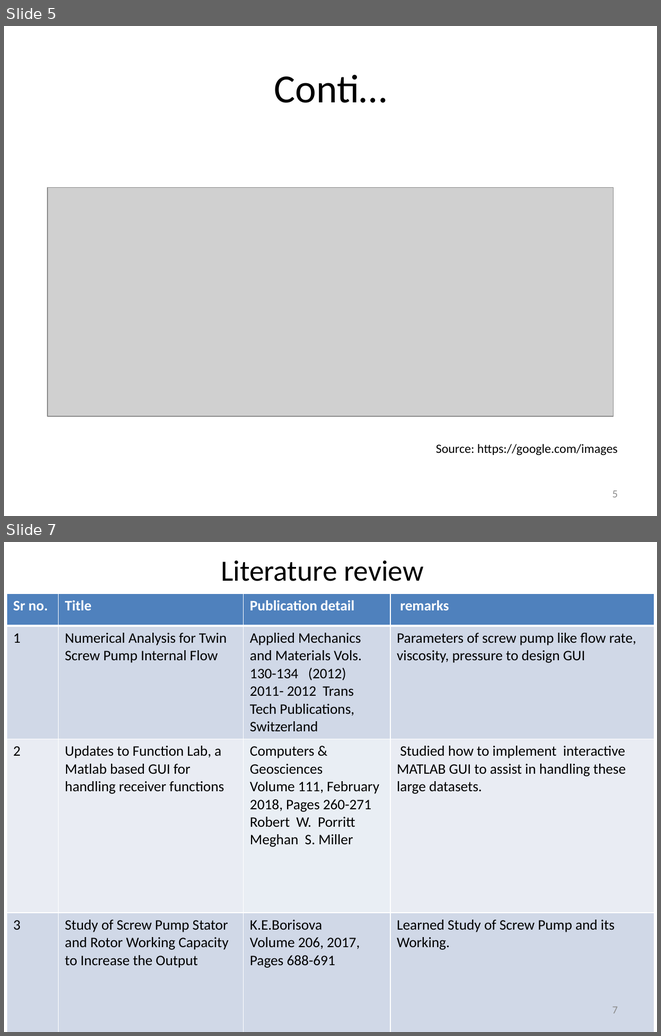
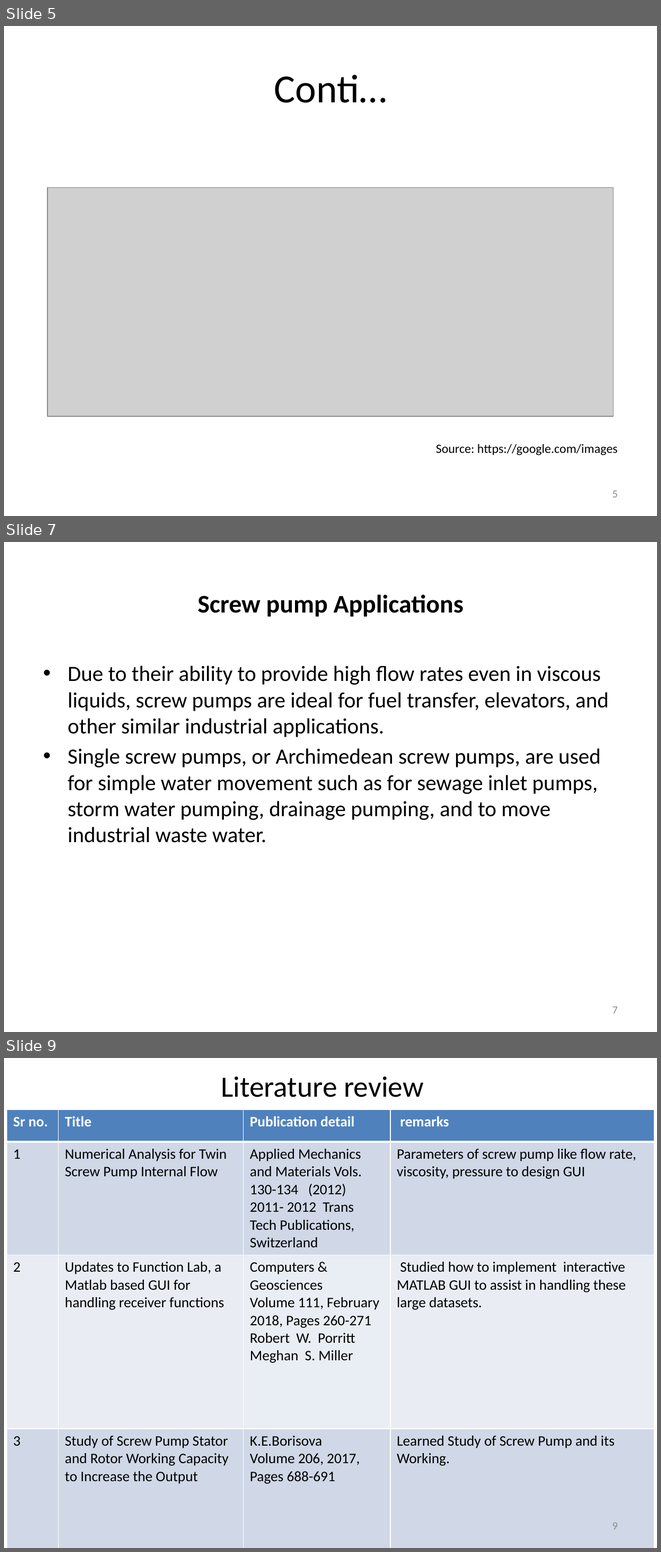
Before and after one commit to kartik1225/matlab_app, a slide deck: Development of GUI for pump selection.pptx. Shown one above the other, each under a label of ours: slides 5 and 7 before the commit, slides 5, 7 and 9 after it; the slides between them are not shown. The pictures are 661x1036 and 661x1552 pixels, drawn with LibreOffice and Linux fonts; fonts in the diff are those of the drawing; grey boxes stand for pictures. Boxes give left, top, right and bottom in pixels: in the first picture for what was removed or moved away, otherwise in the second. Text is boxed around its words. In the diff, an @@ line names an element or a change of style, - is before the commit and + after.

```diff
--- a/Development of GUI for pump selection.pptx
+++ b/Development of GUI for pump selection.pptx
@@ slide 7 added at <box>4,542,657,1032</box>, background #FFFFFF @@
@@ title added at <box>197,594,464,617</box>, 28 pt, text #000000, bold @@
+Screw pump Applications
@@ text added at <box>68,665,609,843</box>, 24 pt, text #000000 @@
+• Due to their ability to provide high flow rates even in viscous liquids, screw pumps are ideal for fuel transfer, elevators, and other similar industrial applications.
+• Single screw pumps, or Archimedean screw pumps, are used for simple water movement such as for sewage inlet pumps, storm water pumping, drainage pumping, and to move industrial waste water.
@@ page number added at <box>612,1006,618,1013</box>, 12 pt, text #8C8C8C @@
+7
@@ what was slide 7 is now slide 9 @@
@@ page number at <box>612,1522,618,1529</box>: text changed @@
-7
+9
```
Also in this commit, not shown: 7 slides changed, 4 other slides added, 1 slide removed, 35 other files.
